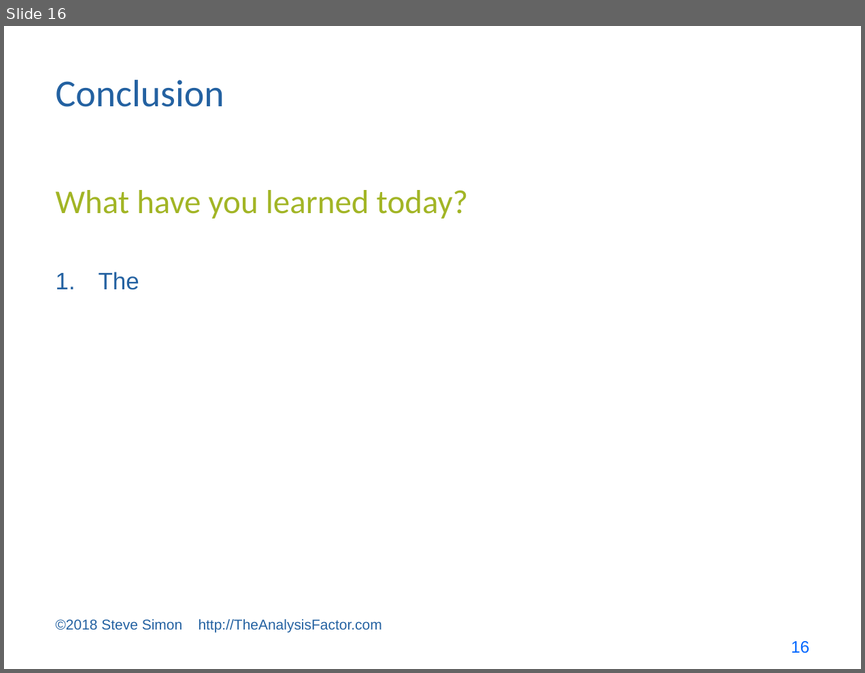
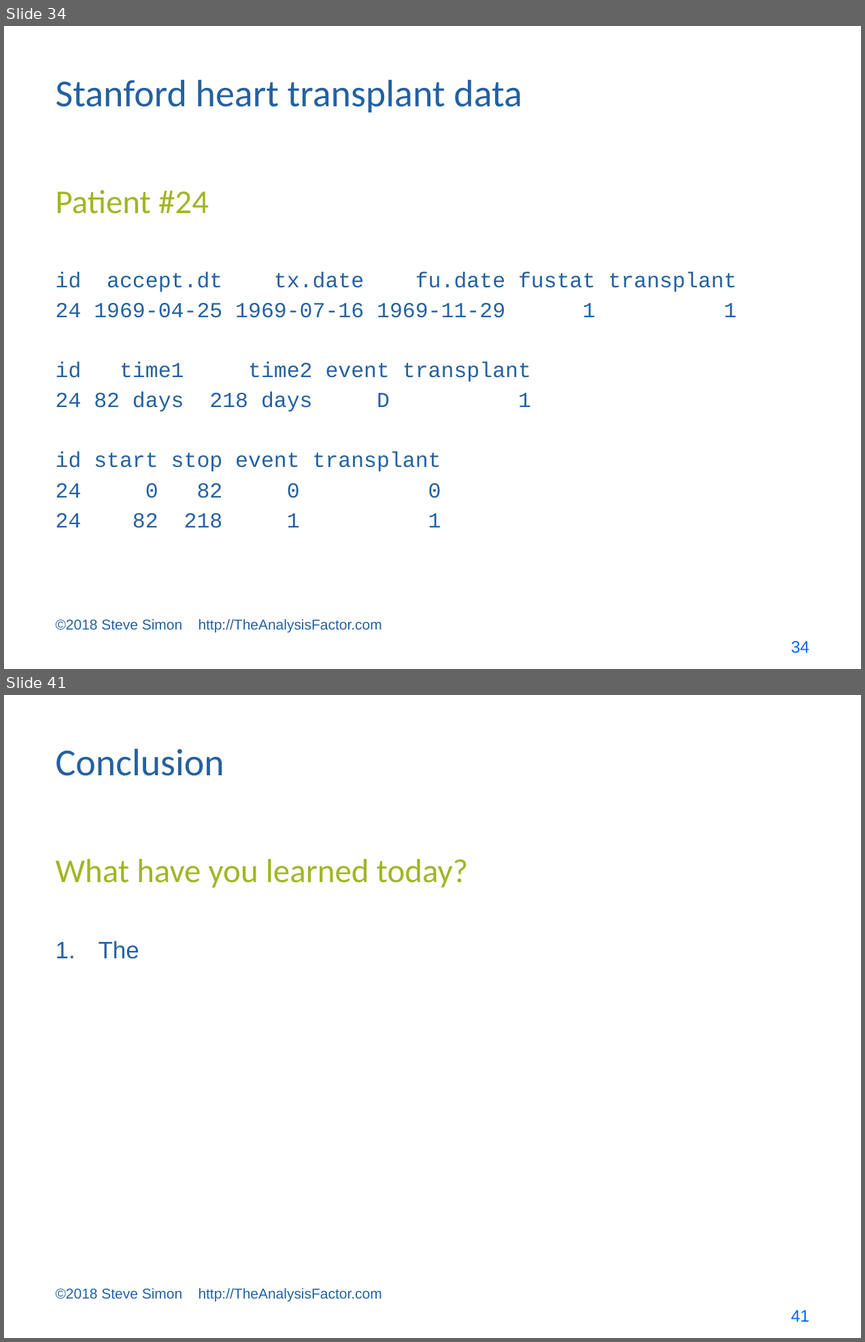
Before and after one commit to pmean/survival-models, a slide deck: bin/survival lecture 6.pptx. Shown one above the other, each under a label of ours: slide 16 before the commit, slides 34 and 41 after it; the slides between them are not shown. The pictures are 865x673 and 865x1342 pixels, drawn with LibreOffice and Linux fonts; fonts in the diff are those of the drawing. Boxes give left, top, right and bottom in pixels: in the first picture for what was removed or moved away, otherwise in the second. Text is boxed around its words. In the diff, an @@ line names an element or a change of style, - is before the commit and + after.

Commit message:
Expanded lecture 6 to cover Stanford heart transplant data.

```diff
--- a/bin/survival lecture 6.pptx
+++ b/bin/survival lecture 6.pptx
@@ slide 34 added at (4,26,861,669), background #FFFFFF @@
@@ title added at (56,80,522,112), 32 pt, text #2361A1 @@
+Stanford heart transplant data
@@ text added at (56,190,209,214), 28 pt, text #A2B525 @@
+Patient #24
@@ text added at (56,271,736,528), 18 pt, text #2361A1 @@
+id accept.dt tx.date fu.date fustat transplant
+24 1969-04-25 1969-07-16 1969-11-29 1 1
+id time1 time2 event transplant
+24 82 days 218 days D 1
+id start stop event transplant
+24 0 82 0 0
+24 82 218 1 1
@@ text added at (56,618,382,633), 12 pt, text #2361A1 @@
+©2018 Steve Simon http://TheAnalysisFactor.com
@@ page number added at (791,641,809,653), 14 pt, text #0066FF @@
+34
@@ what was slide 16 is now slide 41 @@
@@ page number at (791,1310,809,1321): text changed @@
-16
+41
```
Also in this commit, not shown: 1 slide changed, 24 other slides added, 10 other files.
